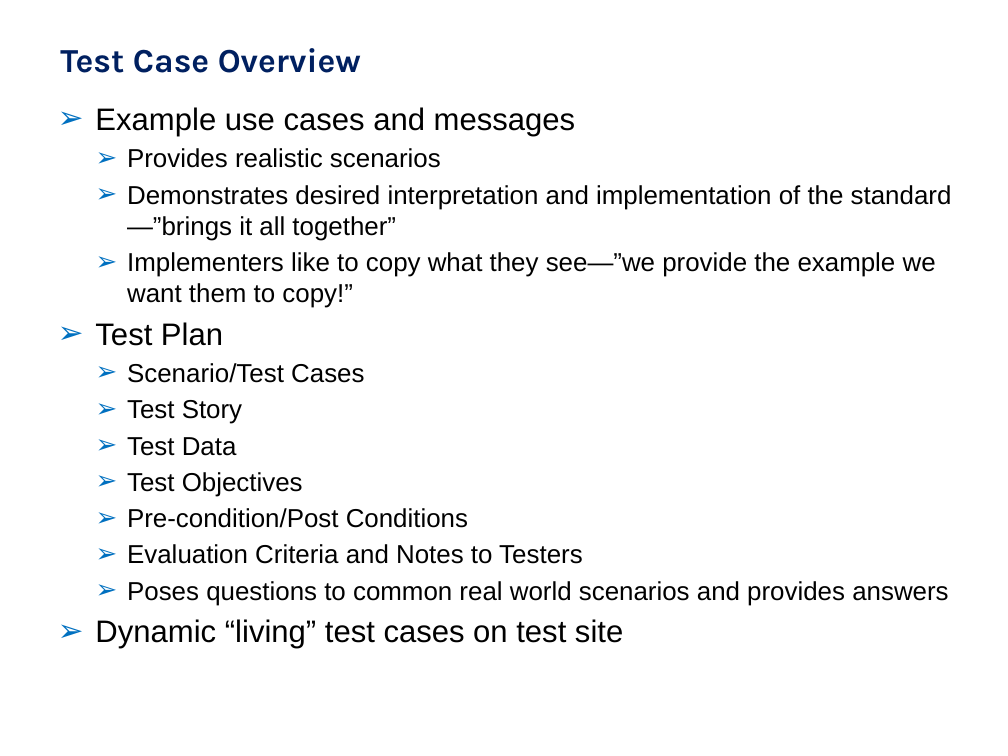
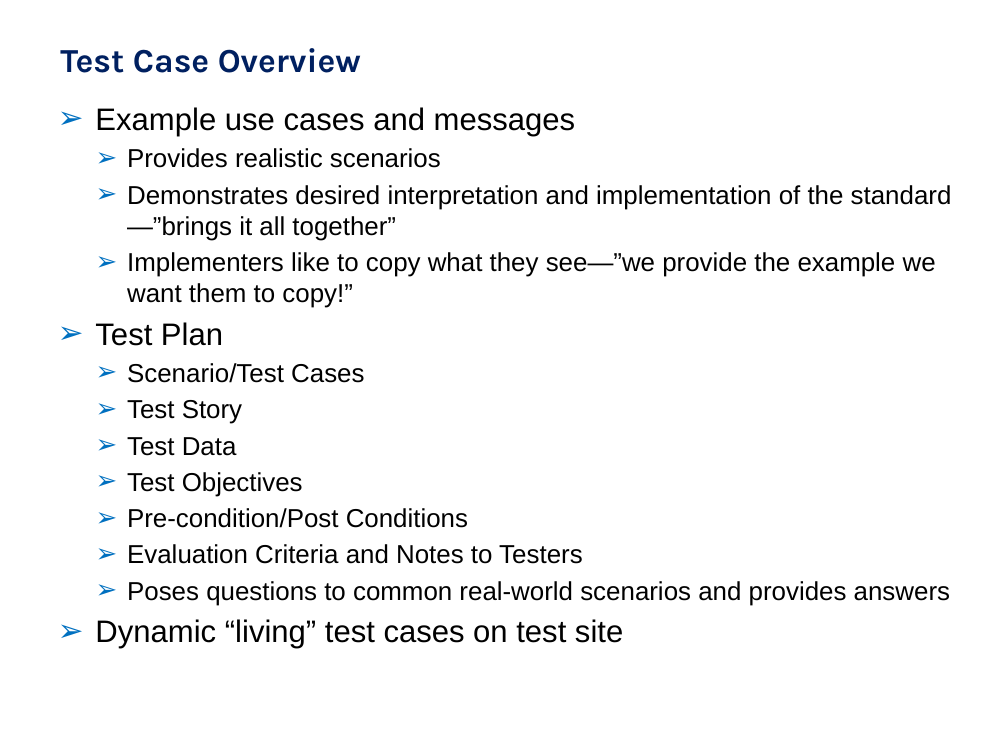
Before and after one commit to usnistgov/hit-iz-tool, a slide deck: slide 11 of hit-iz-resource/src/main/resources/Documentation/UserDocs/app/NIST-HL7v2-Understanding-Validation.pptx (slide 10 before the commit). Drawn at 1008x756 pixels with LibreOffice and Linux fonts; fonts in the diff are those of the drawing; background and template pictures are left out. Boxes give left, top, right and bottom in pixels: in the first picture for what was removed or moved away, otherwise in the second. Text is boxed around its words. In the diff, an @@ line names an element or a change of style, - is before the commit and + after.

```diff
--- a/hit-iz-resource/src/main/resources/Documentation/UserDocs/app/NIST-HL7v2-Understanding-Validation.pptx
+++ b/hit-iz-resource/src/main/resources/Documentation/UserDocs/app/NIST-HL7v2-Understanding-Validation.pptx
@@ text at box(127, 581, 950, 606): text changed @@
-  ➢ Poses questions to common real world scenarios and provides answers
+  ➢ Poses questions to common real-world scenarios and provides answers
```
Also in this commit, not shown: 9 other slides changed, 1 slide added, 9 other files.
